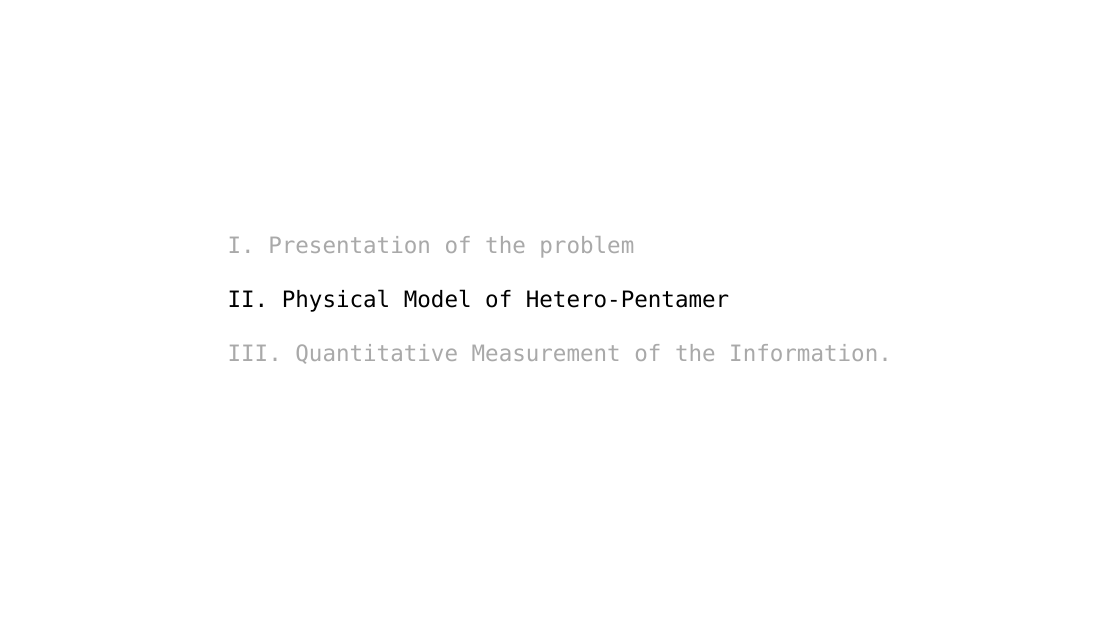
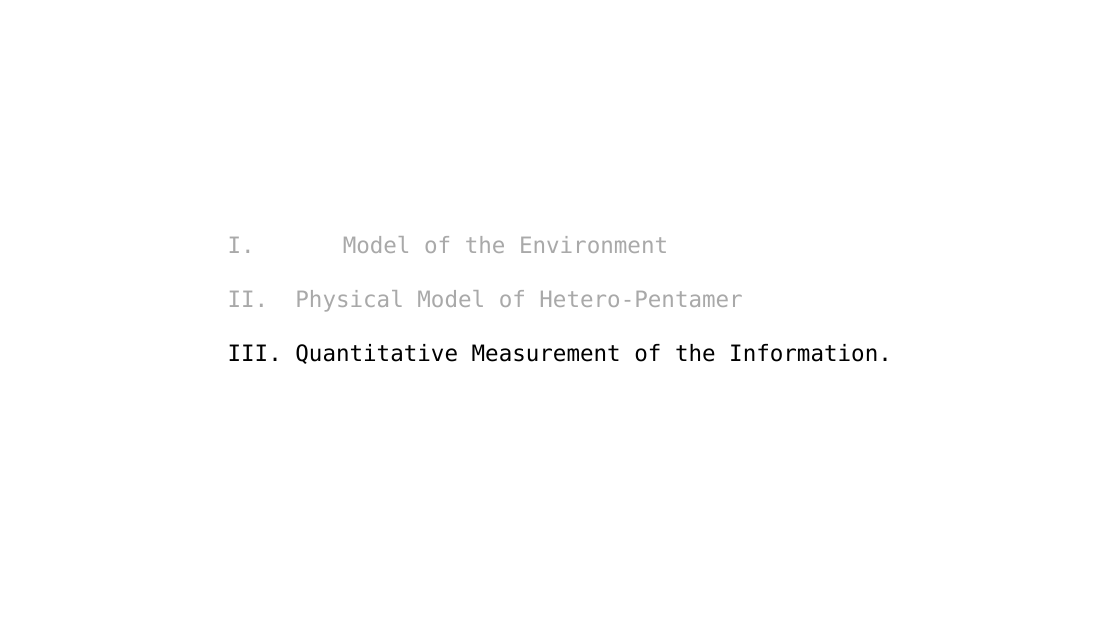
Before and after one commit to HugoLeRoy94/octopus_smelling, a slide deck: slide 18 of presentation/meeting_w_exp_team.odp (slide 6 before the commit). Drawn at 1120x630 pixels with LibreOffice and Linux fonts; fonts in the diff are those of the drawing. Boxes give left, top, right and bottom in pixels: in the first picture for what was removed or moved away, otherwise in the second. Text is boxed around its words. In the diff, an @@ line names an element or a change of style, - is before the commit and + after.

```diff
--- a/presentation/meeting_w_exp_team.odp
+++ b/presentation/meeting_w_exp_team.odp
@@ text at (228, 236, 668, 253): text changed @@
-I. Presentation of the problem
+I. Model of the Environment
@@ text at (228, 290, 892, 364): text colour #000000 to #A9A9A9 in "II. Physical Model of Hetero-Pentamer"; text colour #A9A9A9 to #000000 in "III. Quantitative Measurement of the Information." @@
```
Also in this commit, not shown: 9 other slides changed, 9 slides added, 1 slide removed, 4 other files.
